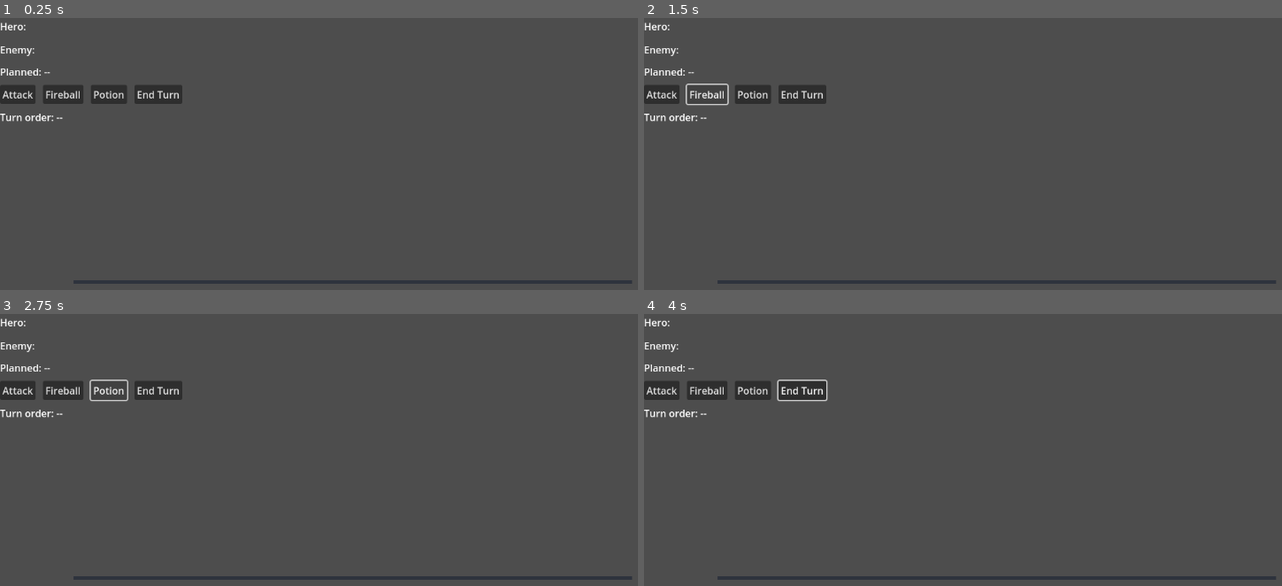
Above: before the commit, frames 1-4 (two rows, left to right).
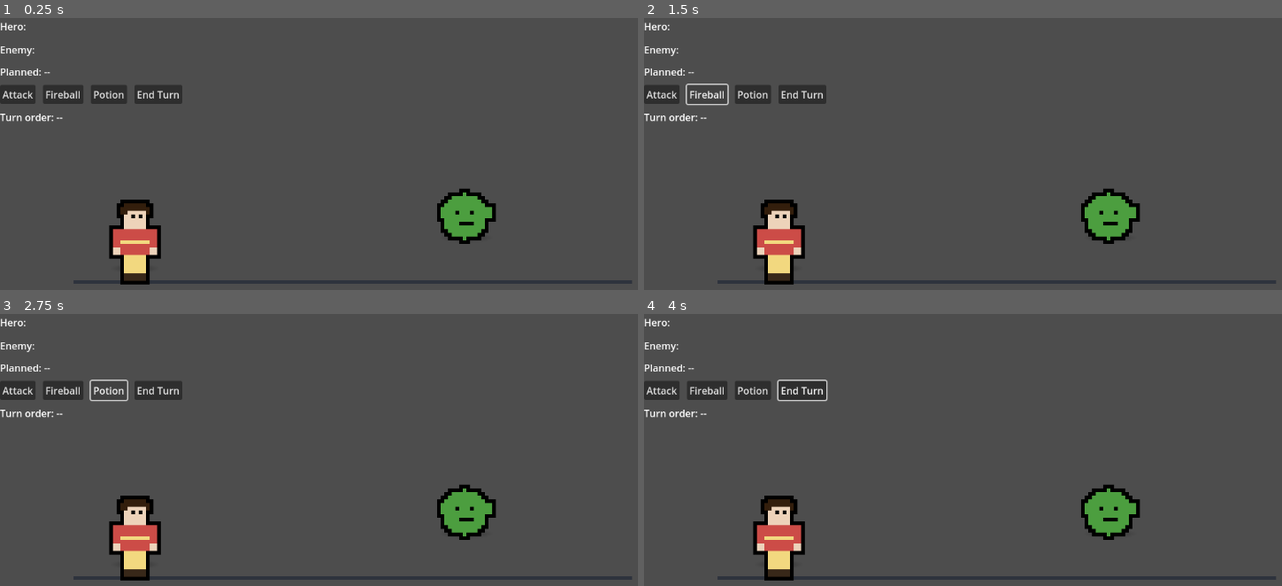
Above: after the commit, the same moments.

Repository: badnewsgoonies-dot/golden
Game: Godot game, scene res://scenes/Main.tscn
Same seed, same stepped clock (60 frames per second), same inputs: the game is played once before the commit and once after it.
Inputs (mouse positions are in pixels of both pictures, inside the frame that each line leads up to):
- Up to frame 1 (0.25 s): no input
- Up to frame 2 (1.5 s): click "Attack" at 0.5 s; click "Fireball" at 1.25 s
- Up to frame 3 (2.75 s): click "Potion" at 2 s
- Up to frame 4 (4 s): click "End Turn" at 2.75 s; tap Enter at 3.5 s; move the mouse to (1154, 493) at 3.52 s; hold Up from 3.53 s (still down); tap 1 at 3.6 s; click (1154, 493) at 3.67 s

The runs differ from the first frame. In frame 1, 3.3% of the frame differs, in the area x 17-78%, y 62-99%; in frame 2, 3.3%; in frame 3, 3.3%; in frame 4, 3.3%.
Error before the commit: Parse Error: Could not find type "AudioStreamSample" in the current scope. (res://scenes/BattleScene.gd:508)
Error after the commit: Invalid assignment of property or key 'disabled' with value of type 'bool' on a base object of type 'null instance'. (res://scenes/BattleScene.gd:456)

Commit message:
Refactor BattleScene audio and popup logic
Typed the status_icon_cache and sfx_streams dictionaries for better type safety. Improved spawn_damage_popup to use to_local for position conversion and clarified text/color logic. Updated play_sfx to handle missing streams more robustly. Changed _make_tone to use AudioStreamWAV instead of AudioStreamSample for tone generation, with updated type annotations and property usage.

Diff:
--- a/scenes/BattleScene.gd
+++ b/scenes/BattleScene.gd
@@ -45,8 +45,8 @@
 var enemy_origin: Vector2 = Vector2.ZERO
 var hero_shadow_base: Vector2 = Vector2.ONE
 var enemy_shadow_base: Vector2 = Vector2.ONE
-var status_icon_cache: Dictionary = {}
-var sfx_streams: Dictionary = {}
+var status_icon_cache: Dictionary[String, Texture2D] = {}
+var sfx_streams: Dictionary[String, AudioStream] = {}
 
 func _ready() -> void:
 	print("BattleScene _ready()")
@@ -487,43 +487,57 @@
 func spawn_damage_popup(node: Node2D, amount: int, crit: bool = false, miss: bool = false) -> void:
 	if node == null or popups_container == null:
 		return
-	var popup_label := DAMAGE_POPUP.instantiate()
+	var popup_label: Label = DAMAGE_POPUP.instantiate() as Label
 	if popup_label == null:
 		return
-	var world_pos := node.get_global_transform_with_canvas().origin
-	var local_pos := popups_container.get_global_transform_with_canvas().affine_inverse().xform(world_pos)
-	var text := "Miss" if miss else ("%d!" % amount if crit else str(amount))
-	var color := Color(0.7, 0.7, 0.7) if miss else (Color(1.0, 0.85, 0.2) if crit else Color(1, 1, 1))
+	var world_pos: Vector2 = node.get_global_transform_with_canvas().origin
+	var local_pos: Vector2 = popups_container.to_local(world_pos)
+	var text: String
+	if miss:
+		text = "Miss"
+	elif crit:
+		text = "%d!" % amount
+	else:
+		text = str(amount)
+	var color: Color
+	if miss:
+		color = Color(0.7, 0.7, 0.7)
+	elif crit:
+		color = Color(1.0, 0.85, 0.2)
+	else:
+		color = Color(1, 1, 1)
 	popups_container.add_child(popup_label)
 	popup_label.popup(local_pos + Vector2(-8, -16), text, color)
 
 func play_sfx(kind: String) -> void:
-	var stream: AudioStream = sfx_streams.get(kind, sfx_streams.get("hit", null))
+	var stream: AudioStream = sfx_streams.get(kind, null) as AudioStream
+	if stream == null:
+		stream = sfx_streams.get("hit", null) as AudioStream
 	if stream == null:
 		return
 	var player: AudioStreamPlayer = $SFX
 	player.stream = stream
 	player.play()
 
-func _make_tone(freq: float, duration: float, volume: float = 0.35) -> AudioStreamSample:
-	var sample := AudioStreamSample.new()
-	sample.format = AudioStreamSample.FORMAT_16_BITS
+func _make_tone(freq: float, duration: float, volume: float = 0.35) -> AudioStreamWAV:
+	var sample := AudioStreamWAV.new()
+	sample.format = AudioStreamWAV.FORMAT_16_BITS
 	sample.mix_rate = 44100
 	sample.stereo = false
 	var frame_count: int = max(1, int(duration * sample.mix_rate))
 	var data := PackedByteArray()
 	data.resize(frame_count * 2)
 	for i in range(frame_count):
-		var t := float(i) / sample.mix_rate
-		var fade_in := min(1.0, t / 0.02)
-		var fade_out := min(1.0, (duration - t) / 0.06)
-		var env := min(fade_in, fade_out)
+		var t: float = float(i) / sample.mix_rate
+		var fade_in: float = min(1.0, t / 0.02)
+		var fade_out: float = min(1.0, (duration - t) / 0.06)
+		var env: float = min(fade_in, fade_out)
 		var value := int(sin(TAU * freq * t) * volume * env * 32767.0)
 		value = clamp(value, -32768, 32767)
 		data[i * 2] = value & 0xFF
 		data[i * 2 + 1] = (value >> 8) & 0xFF
 	sample.data = data
-	sample.loop_mode = AudioStreamSample.LOOP_DISABLED
+	sample.loop_mode = AudioStreamWAV.LOOP_DISABLED
 	return sample
 
 func show_battle_result(victory: bool, xp: int = 0, loot: Array[String] = []) -> void:
